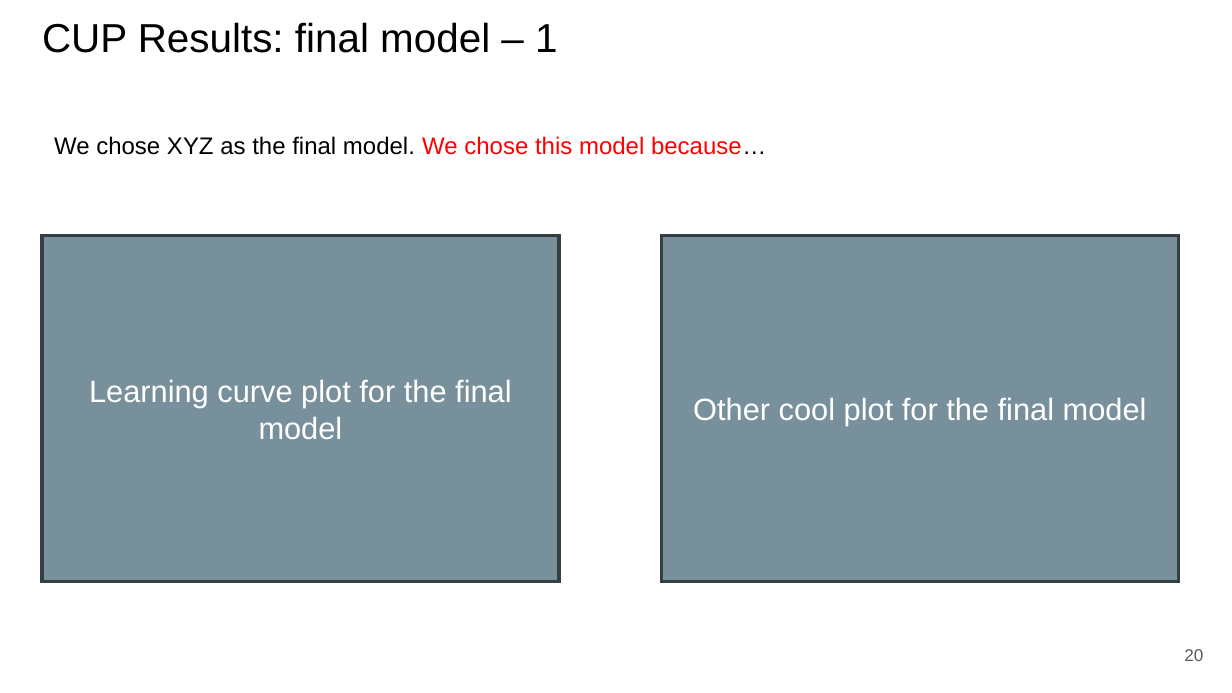
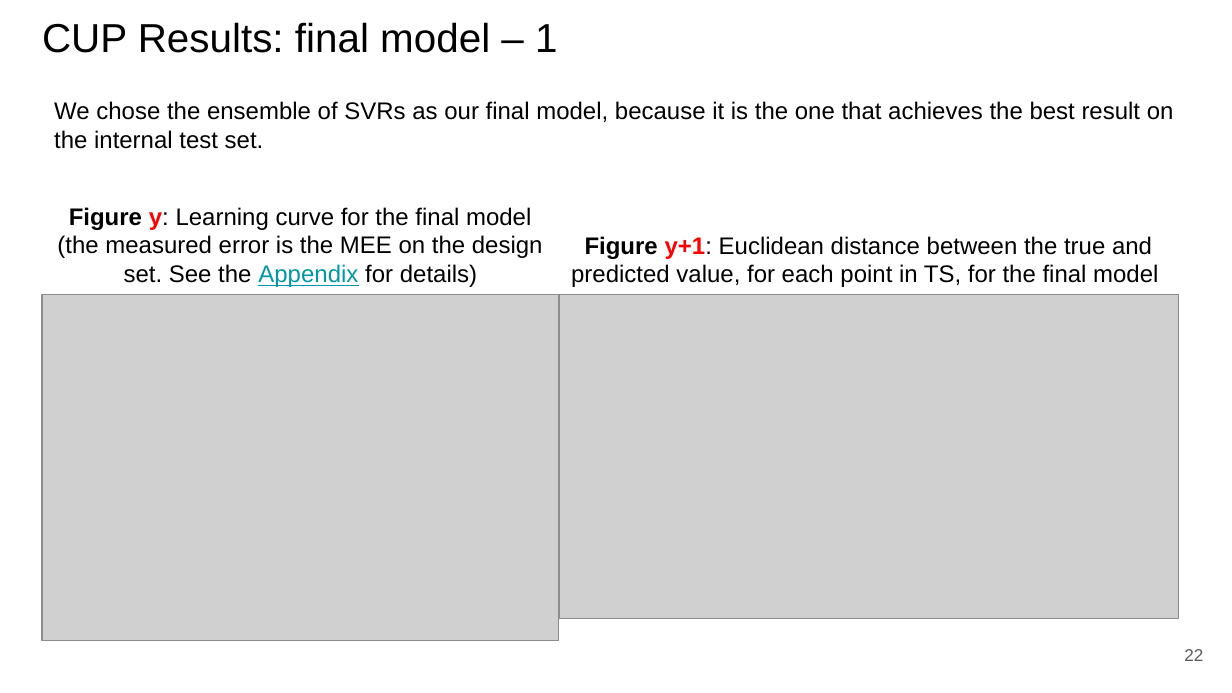
Before and after one commit to paolo-junior-mollica/machine-learning-project, a slide deck: slide 22 of relazione/Canduci_Marino_Mollica.pptx (slide 20 before the commit). Drawn at 1232x693 pixels with LibreOffice and Linux fonts; fonts in the diff are those of the drawing; grey boxes stand for pictures. Boxes give left, top, right and bottom in pixels: in the first picture for what was removed or moved away, otherwise in the second. Text is boxed around its words. In the diff, an @@ line names an element or a change of style, - is before the commit and + after.

```diff
--- a/relazione/Canduci_Marino_Mollica.pptx
+++ b/relazione/Canduci_Marino_Mollica.pptx
@@ text at (54, 101, 1174, 149): text changed @@
-We chose XYZ as the final model. We chose this model because…
+We chose the ensemble of SVRs as our final model, because it is the one that achieves the best result on the internal test set.
@@ text added at (57, 207, 543, 287), 14 pt, text #000000 @@
+Figure y: Learning curve for the final model (the measured error is the MEE on the design set. See the Appendix for details)
@@ rectangle removed at (42, 235, 559, 582) @@
-Learning curve plot for the final model
@@ text added at (571, 236, 1158, 287), 14 pt, text #000000 @@
+Figure y+1: Euclidean distance between the true and predicted value, for each point in TS, for the final model
@@ rectangle removed at (662, 235, 1179, 582) @@
-Other cool plot for the final model
@@ picture added at (42, 294, 559, 639) @@
@@ picture added at (559, 294, 1179, 618) @@
@@ page number at (1184, 649, 1203, 661): text changed @@
-20
+22
```
Also in this commit, not shown: 10 other slides changed, 3 slides added.
